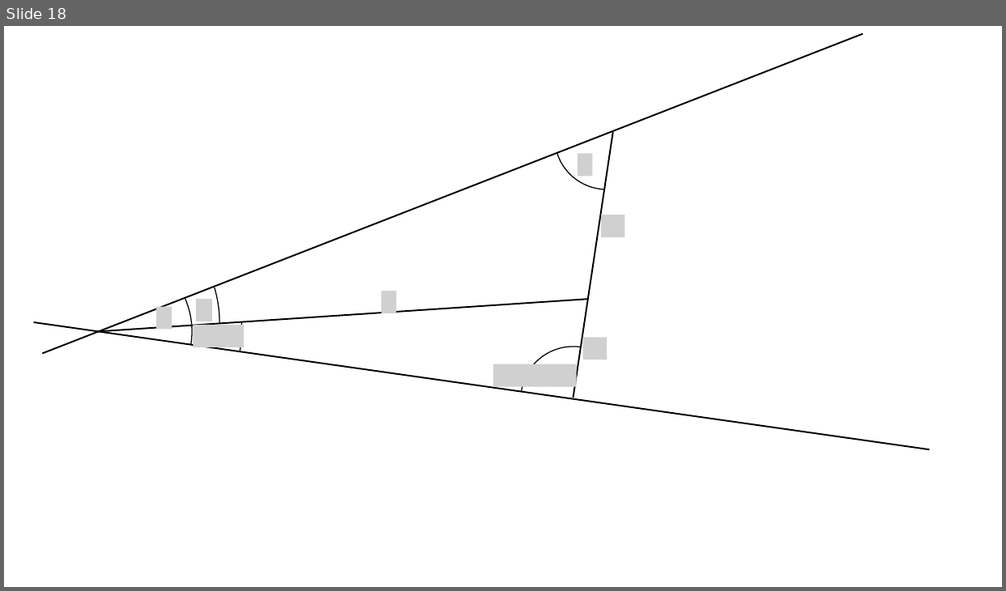
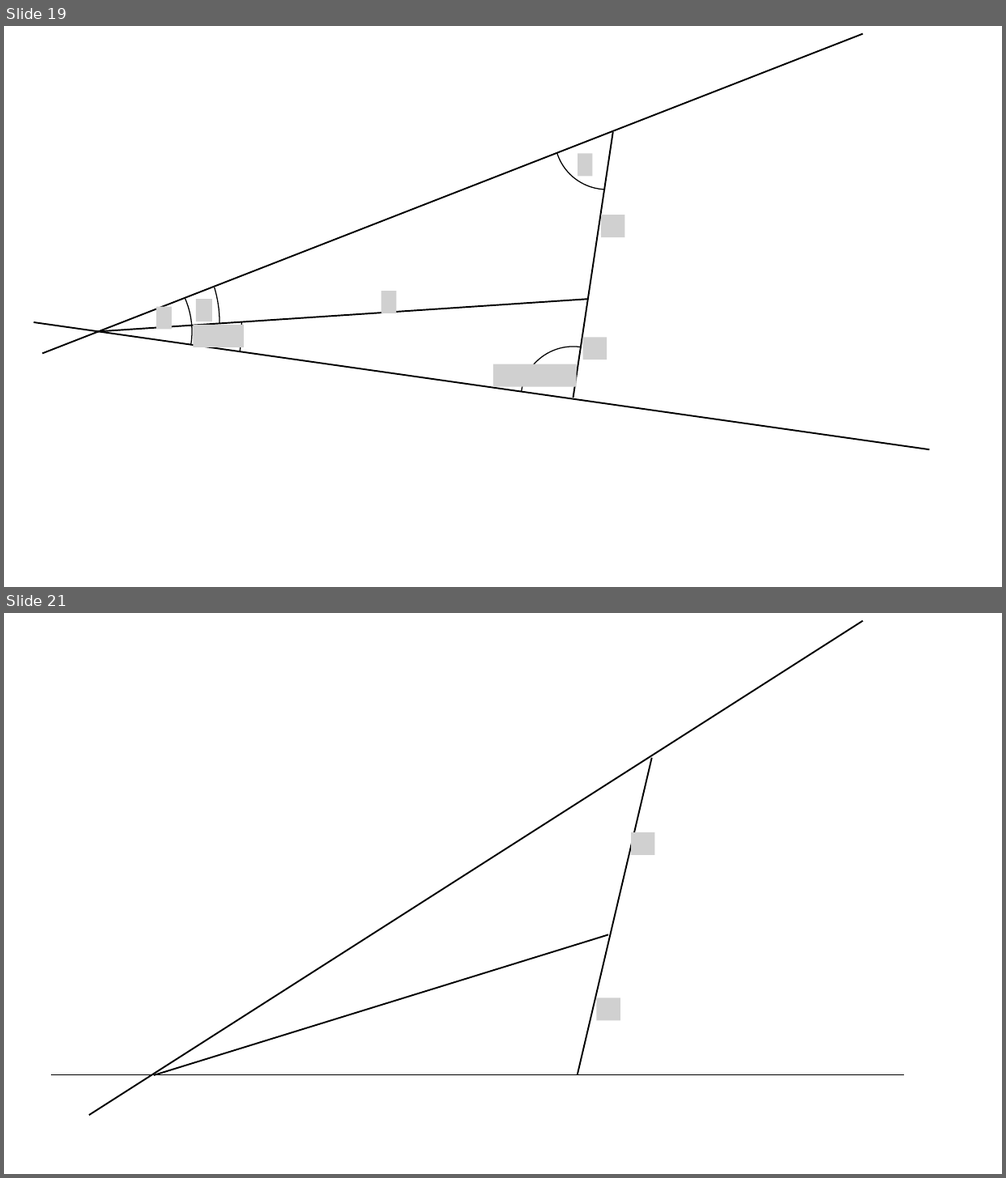
Before and after one commit to barakugav/FDML, a slide deck: figures.pptx. Shown one above the other, each under a label of ours: slide 18 before the commit, slides 19 and 21 after it; the slides between them are not shown. The pictures are 1006x591 and 1006x1178 pixels, drawn with LibreOffice and Linux fonts; fonts in the diff are those of the drawing; grey boxes stand for pictures. Boxes give left, top, right and bottom in pixels: in the first picture for what was removed or moved away, otherwise in the second. Text is boxed around its words. In the diff, an @@ line names an element or a change of style, - is before the commit and + after.

```diff
--- a/figures.pptx
+++ b/figures.pptx
@@ slide 21 added at bbox=[4, 613, 1002, 1174], background #FFFFFF @@
@@ line added from (89, 1115) to (863, 620), #000000 1.5 pt @@
@@ line added from (651, 757) to (577, 1075), #000000 1.5 pt @@
@@ picture added at bbox=[632, 833, 654, 855] @@
@@ line added from (608, 935) to (154, 1076), #000000 1.5 pt @@
@@ picture added at bbox=[596, 999, 620, 1021] @@
@@ line added from (905, 1075) to (51, 1075), #000000 1.5 pt @@
@@ what was slide 18 is now slide 19 @@
```
Also in this commit, not shown: 2 other slides added, 1 other file.
